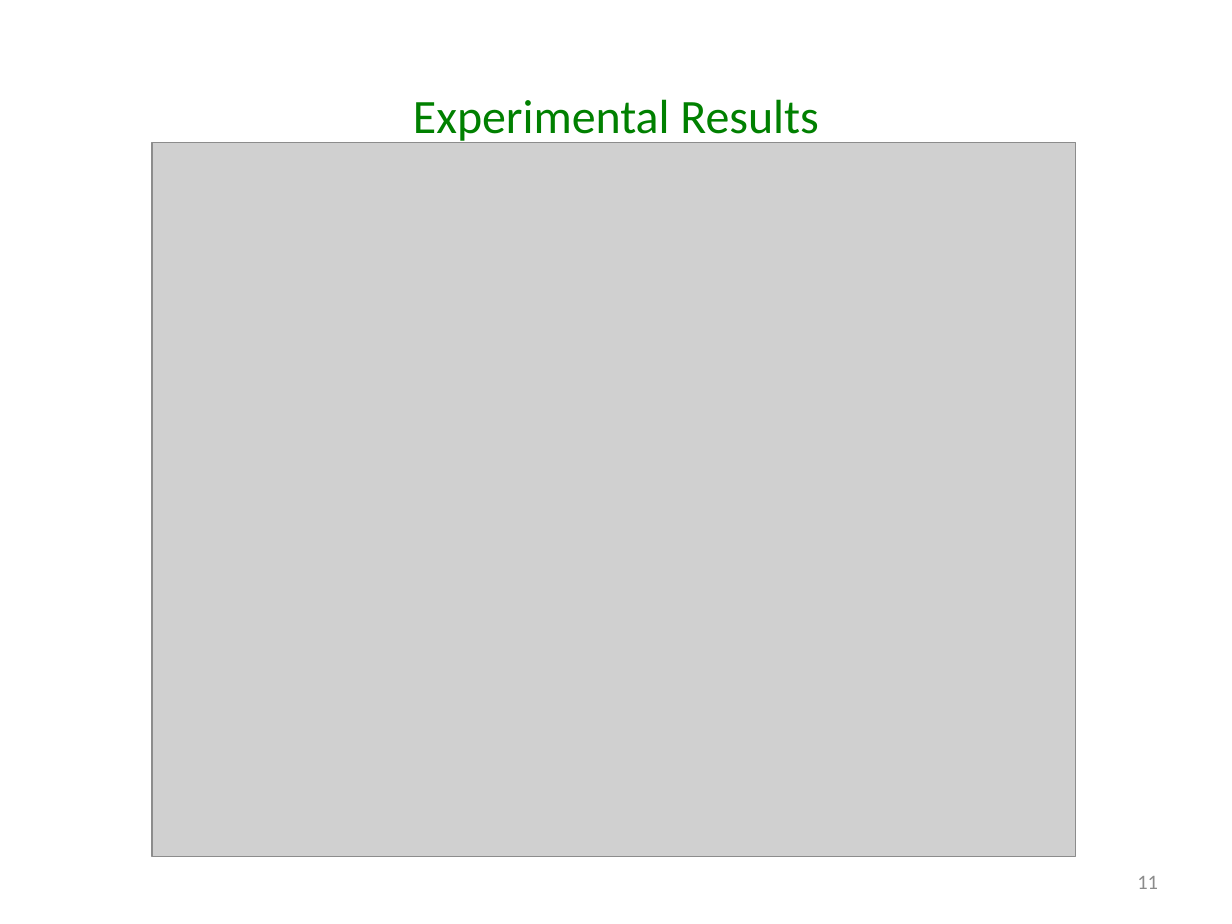
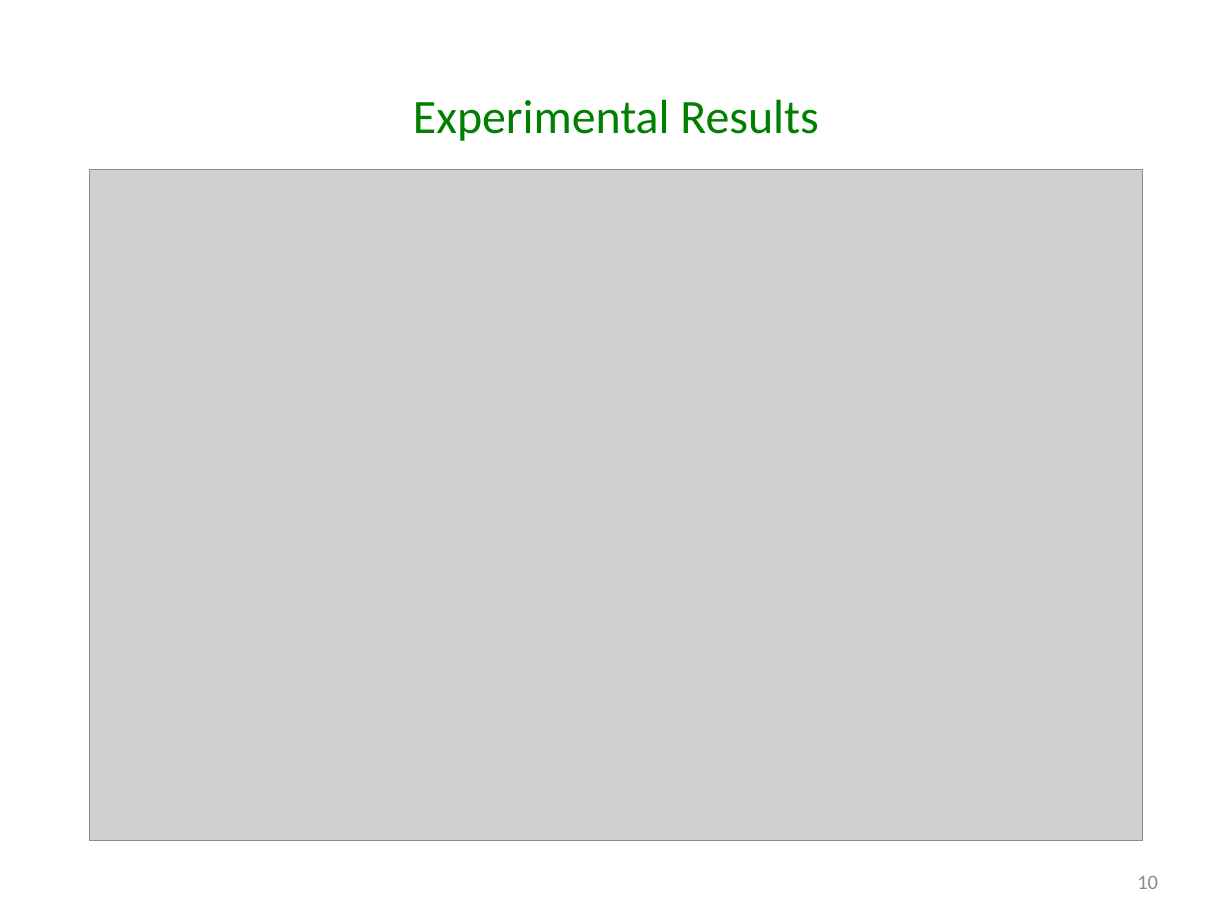
Before and after one commit to godares79/CS848-Project, a slide deck: slide 10 of PresentationSlides/Presentation.pptx (slide 11 before the commit). Drawn at 1232x924 pixels with LibreOffice and Linux fonts; fonts in the diff are those of the drawing; grey boxes stand for pictures. Boxes give left, top, right and bottom in pixels: in the first picture for what was removed or moved away, otherwise in the second. Text is boxed around its words. In the diff, an @@ line names an element or a change of style, - is before the commit and + after.

```diff
--- a/PresentationSlides/Presentation.pptx
+++ b/PresentationSlides/Presentation.pptx
@@ picture at box(89, 170, 1142, 841): rotation 90 to 0 degrees @@
@@ page number at box(1137, 876, 1158, 889): text changed @@
-11
+10
```
Also in this commit, not shown: 12 other slides changed, 2 slides removed.
